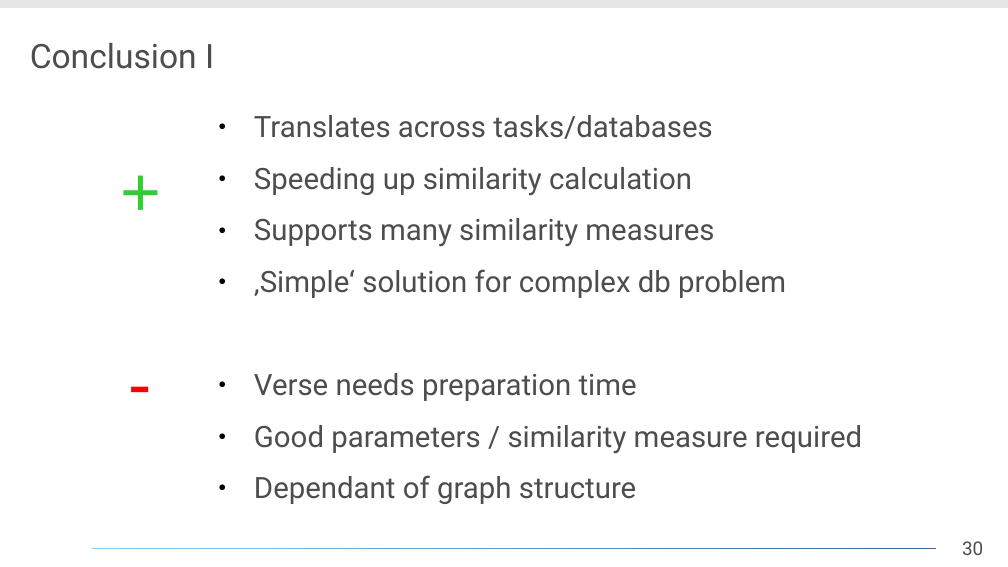
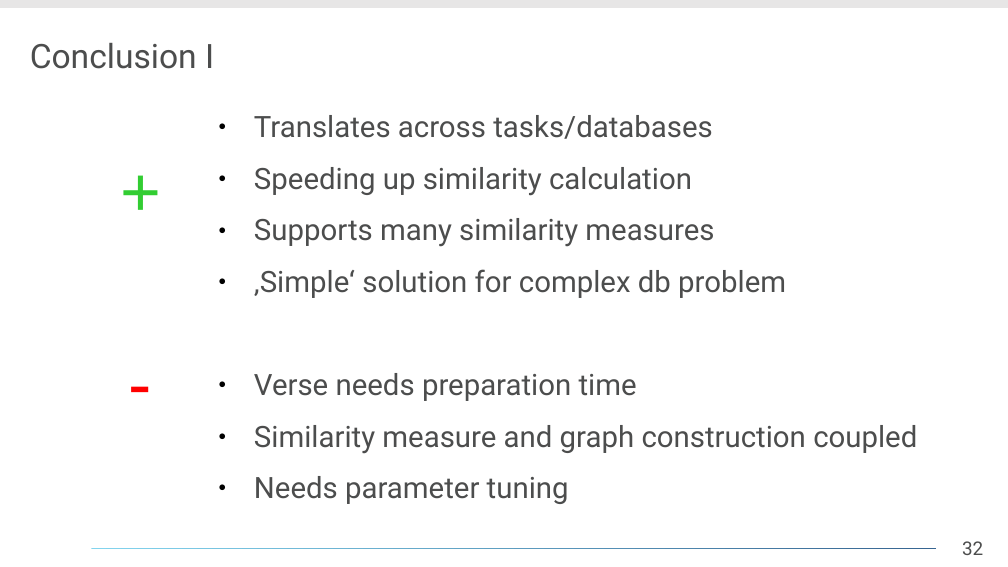
Before and after one commit to daelmo/DB2GraphGenerator, a slide deck: slide 32 of presentation/Analyse_eines_Forschungsthemas.odp (slide 30 before the commit). Drawn at 1008x567 pixels with LibreOffice and Linux fonts; fonts in the diff are those of the drawing; background and template pictures are left out. Boxes give left, top, right and bottom in pixels: in the first picture for what was removed or moved away, otherwise in the second. Text is boxed around its words. In the diff, an @@ line names an element or a change of style, - is before the commit and + after.

```diff
--- a/presentation/Analyse_eines_Forschungsthemas.odp
+++ b/presentation/Analyse_eines_Forschungsthemas.odp
@@ text at [254, 425, 917, 504]: text changed @@
-● Good parameters / similarity measure required
-● Dependant of graph structure
+● Similarity measure and graph construction coupled
+● Needs parameter tuning
@@ page number at [962, 541, 983, 555]: text changed @@
-30
+32
```
Also in this commit, not shown: 8 other slides changed, 3 slides added, 1 slide removed, 7 other files.
